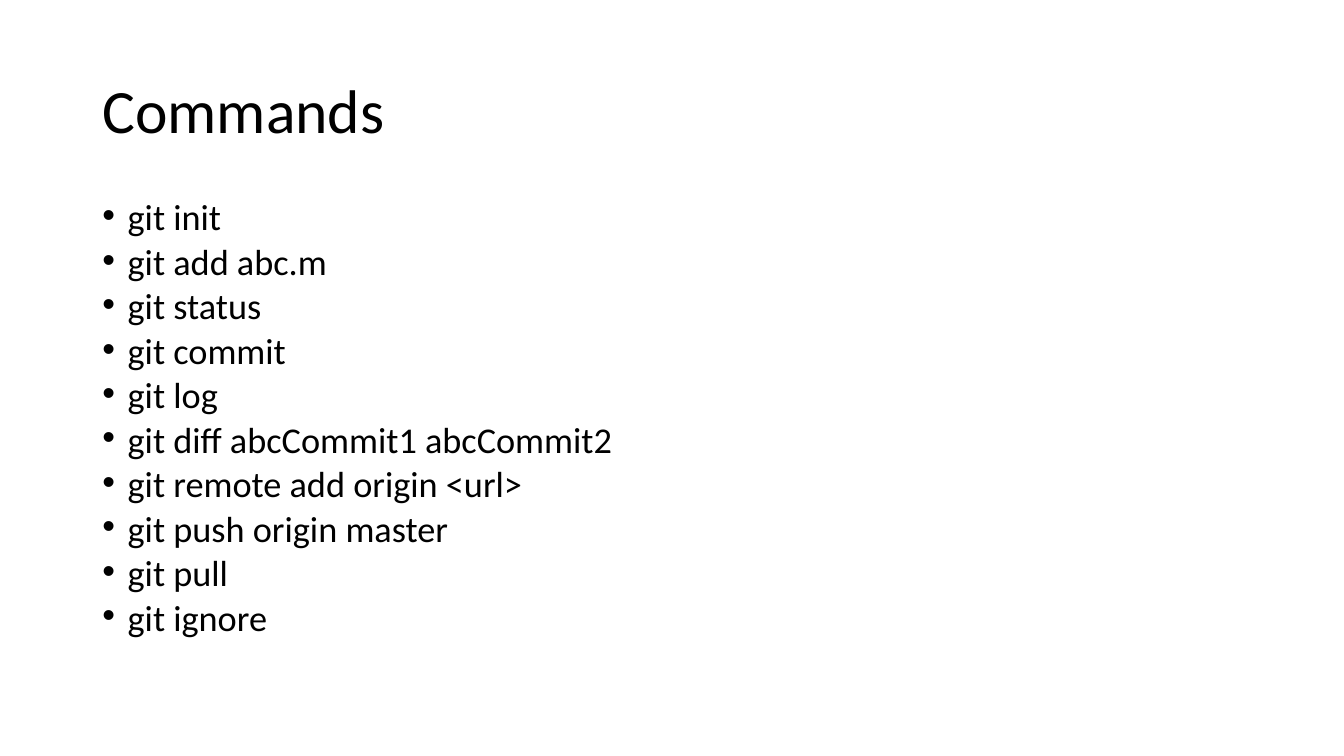
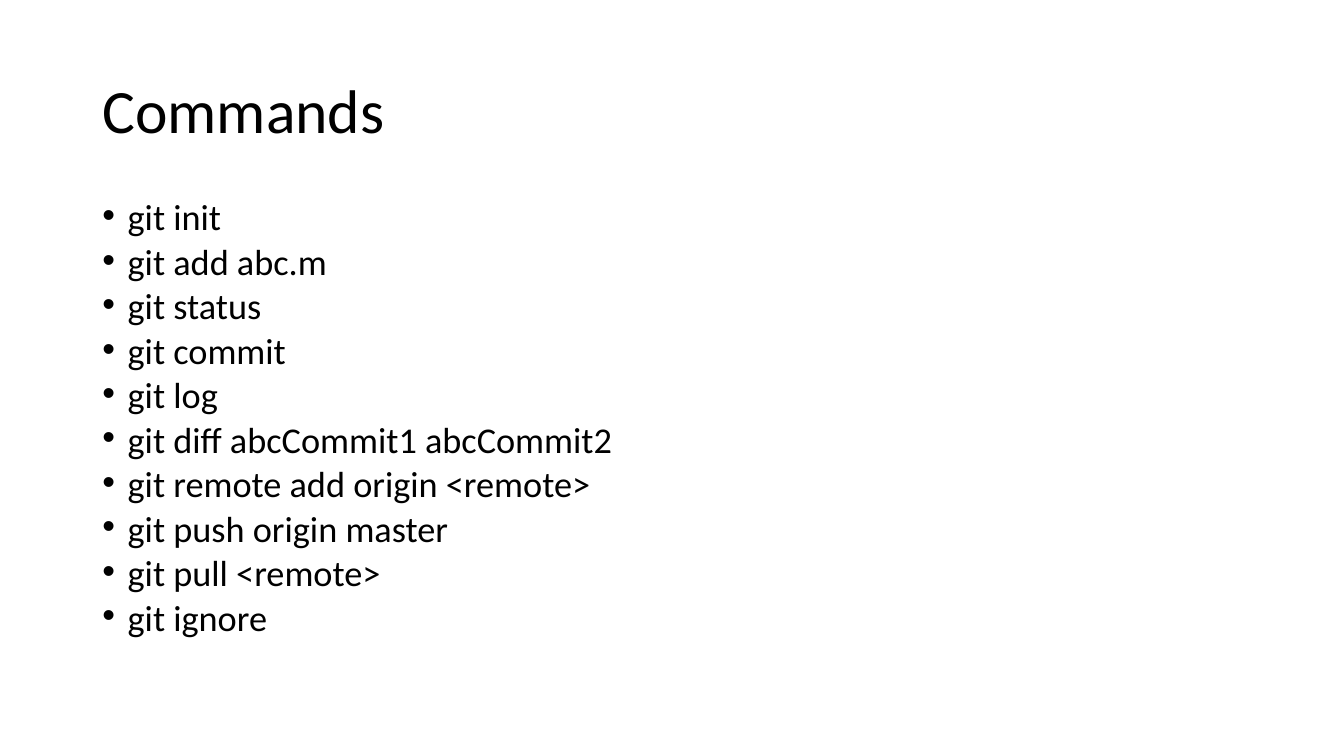
Before and after one commit to sumitPhD/git-for-starter, a slide deck: slide 8 of Just git it.pptx. Drawn at 1344x756 pixels with LibreOffice and Linux fonts; fonts in the diff are those of the drawing. Boxes give left, top, right and bottom in pixels: in the first picture for what was removed or moved away, otherwise in the second. Text is boxed around its words. In the diff, an @@ line names an element or a change of style, - is before the commit and + after.

```diff
--- a/Just git it.pptx
+++ b/Just git it.pptx
@@ text at [128, 471, 590, 504]: text changed @@
-• git remote add origin <url>
+• git remote add origin <remote>
@@ text at [128, 560, 380, 593]: text changed @@
-• git pull
+• git pull <remote>
```
Also in this commit, not shown: 1 other slide changed.
